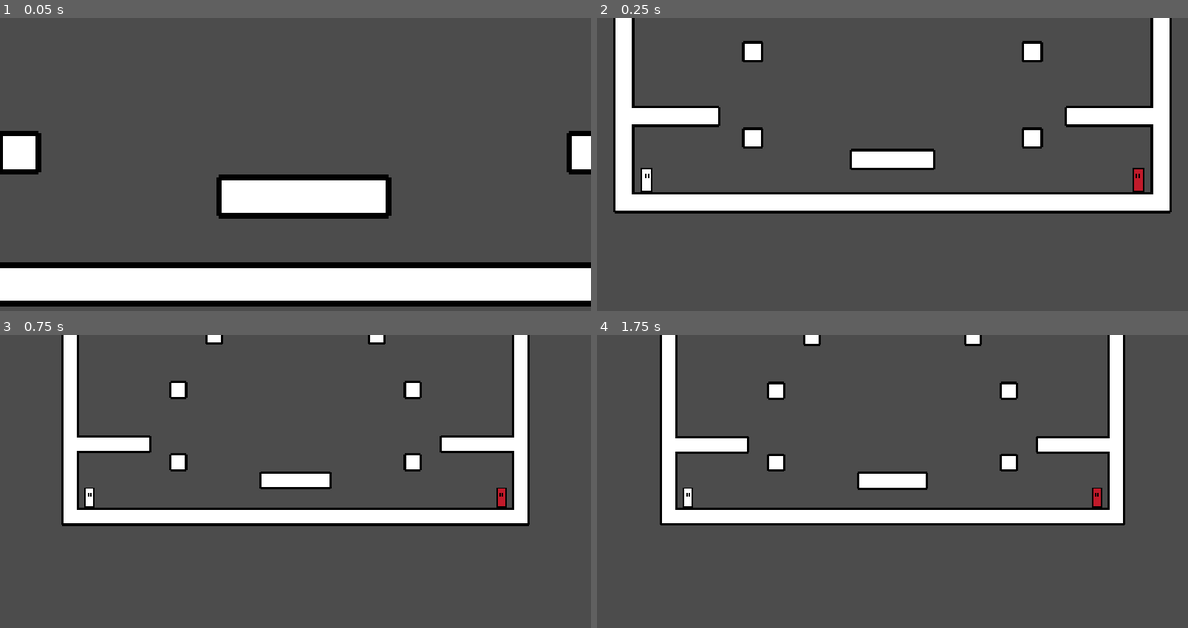
Above: before the commit, frames 1-4 (two rows, left to right).
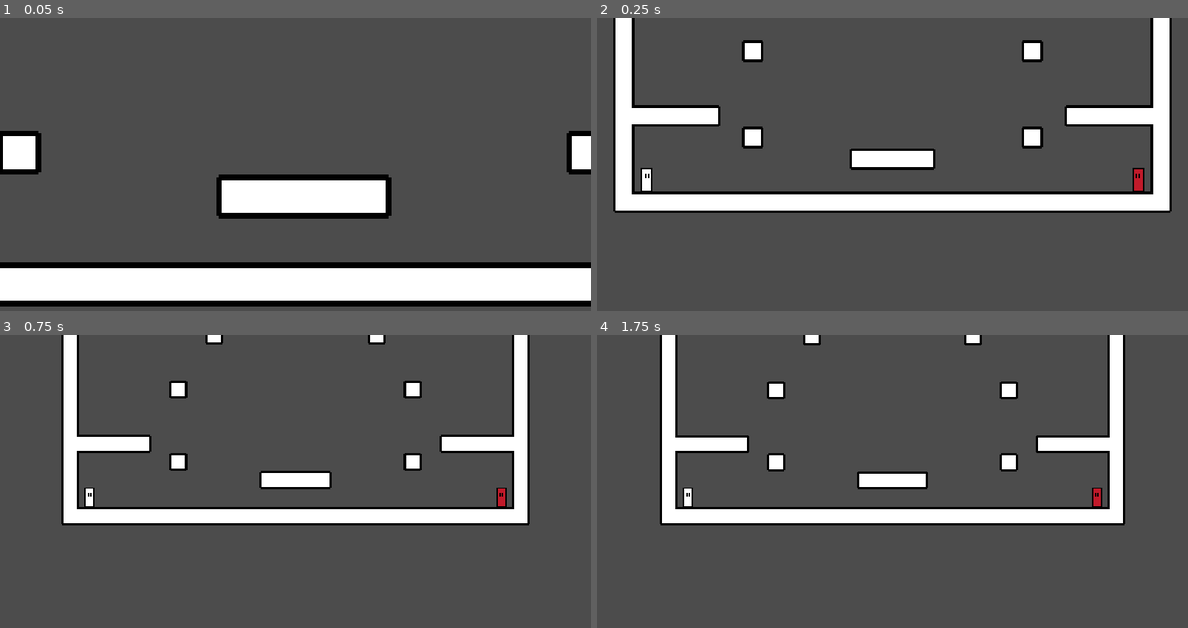
Above: after the commit, the same moments.

Repository: Cuber01/saturday-night-special
Game: Godot game, scene res://scenes/Match.tscn
Same seed, same stepped clock (60 frames per second), same inputs: the game is played once before the commit and once after it.
Inputs:
- Up to frame 1 (0.05 s): no input
- Up to frame 2 (0.25 s): no input
- Up to frame 3 (0.75 s): no input
- Up to frame 4 (1.75 s): tap Enter at 1.25 s

Frame 1 is identical in both runs. In frame 2, 0.8% of the frame differs, in the area x 2-98%, y 7-67%; in frame 3, 0.8%, in the area x 10-90%, y 2-66%; in frame 4, 0.8%.

Commit message:
Fix for player movement, we're using the built-in is_on_floor now

Diff:
--- a/scenes/Player.tscn
+++ b/scenes/Player.tscn
@@ -6,9 +6,6 @@
 
 [sub_resource type="RectangleShape2D" id=1]
 extents = Vector2( 19.2, 37.3333 )
-
-[sub_resource type="RectangleShape2D" id=2]
-extents = Vector2( 14.9333, 0.000118256 )
 
 [sub_resource type="RectangleShape2D" id=3]
 extents = Vector2( 23.4667, 16.5333 )
@@ -29,14 +26,6 @@
 scale = Vector2( 4.78333, 4.78333 )
 texture = ExtResource( 1 )
 
-[node name="IsOnFloor" type="Area2D" parent="."]
-collision_layer = 4
-
-[node name="Hitbox" type="CollisionShape2D" parent="IsOnFloor"]
-position = Vector2( 4.26666, 25.6 )
-scale = Vector2( 1, -0.024 )
-shape = SubResource( 2 )
-
 [node name="PickupZone" type="Area2D" parent="."]
 collision_layer = 4
 collision_mask = 2
@@ -47,6 +36,3 @@
 
 [node name="HoldItemPosition" type="Node2D" parent="."]
 position = Vector2( 17.0667, 4.26666 )
-
-[connection signal="body_entered" from="IsOnFloor" to="." method="_on_IsOnFloor_body_entered"]
-[connection signal="body_exited" from="IsOnFloor" to="." method="_on_IsOnFloor_body_exited"]
--- a/src/Pistol.gd
+++ b/src/Pistol.gd
@@ -23,7 +23,6 @@
 func handle_recoil(user) -> void:
 	user.velocity.x += RECOIL_FORCE.x if not facing_right else -RECOIL_FORCE.x
 	user.velocity.y += RECOIL_FORCE.y
-	user.is_in_air = true
 
 func spawn_bullet():
 	var bullet: KinematicBody2D = bullet_scn.instance()
--- a/src/Player.gd
+++ b/src/Player.gd
@@ -9,8 +9,9 @@
 const JUMP_FORCE: int = 200
 const GRAVITY_FORCE: int = 275
 
+const UP: Vector2 = Vector2(0, -1) # for move_and_slide and is_on_floor to choose what is considered floor
+
 # Movement vars
-var is_in_air: bool = true
 var velocity: Vector2 = Vector2()
 
 # Action names
@@ -66,8 +67,9 @@
 	$Sprite.set_material(mat_override)
 
 func _physics_process(delta) -> void:
-
 	# Check for input and do certain actions
+	if player_index == 0:
+		print(is_on_floor())
 	input_move()
 	input_jump()
 	input_pickup()
@@ -104,18 +106,14 @@
 			picked_object.flip_direction(dir_right)
 
 func input_jump() -> void:
-	if Input.is_action_pressed(up_action) and not is_in_air:
+	if Input.is_action_pressed(up_action) and is_on_floor():
 		velocity.y = -JUMP_FORCE
-		is_in_air = true
 
 func handle_gravity_force(delta) -> void:
-	if is_in_air:
-		velocity.y += GRAVITY_FORCE * delta
-	else:
-		velocity.y = 0
+	velocity.y += GRAVITY_FORCE * delta
 
 func move() -> void:
-	velocity = move_and_slide(velocity)
+	velocity = move_and_slide(velocity, UP)
 
 # --------------------------- Item Management
 
@@ -149,9 +147,3 @@
 	emit_signal("sig_player_died", player_index)
 	match_manager.get_node("Camera").remove_target(self)
 	queue_free()
-
-func _on_IsOnFloor_body_entered(_body):
-	is_in_air = false
-
-func _on_IsOnFloor_body_exited(_body):
-	is_in_air = true
--- a/src/Shotgun.gd
+++ b/src/Shotgun.gd
@@ -40,7 +40,6 @@
 func handle_recoil(user) -> void:
 	user.velocity.x += RECOIL_FORCE.x if not facing_right else -RECOIL_FORCE.x
 	user.velocity.y += RECOIL_FORCE.y
-	user.is_in_air = true
 
 func spawn_bullet():
 	var bullet: KinematicBody2D = bullet_scn.instance()
Not shown: 1 places in scenes/Player.tscn that only renumber resources
